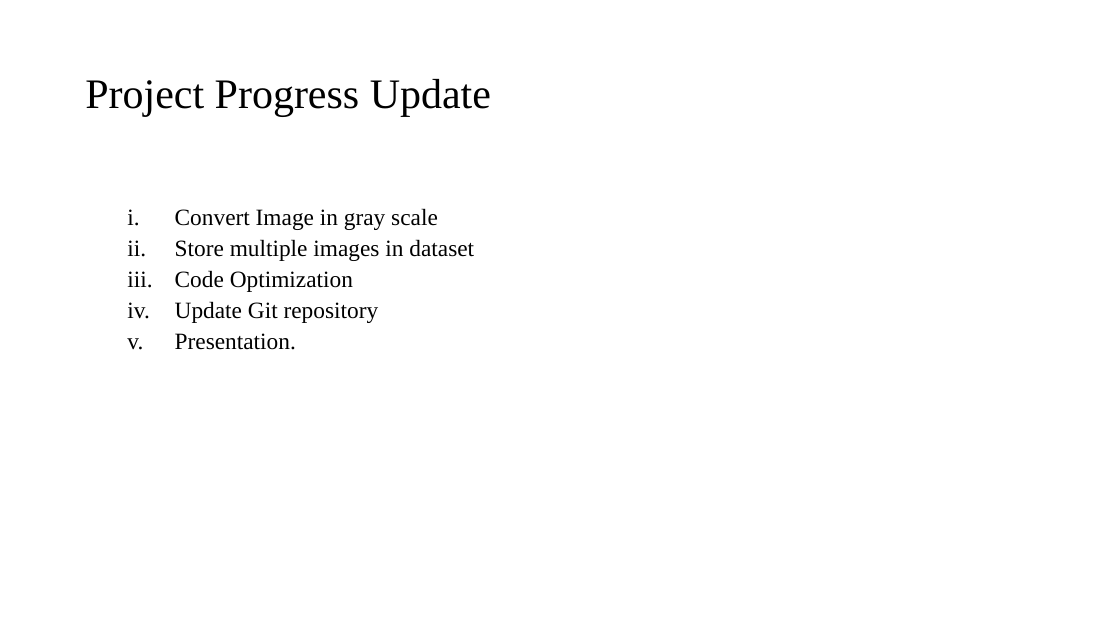
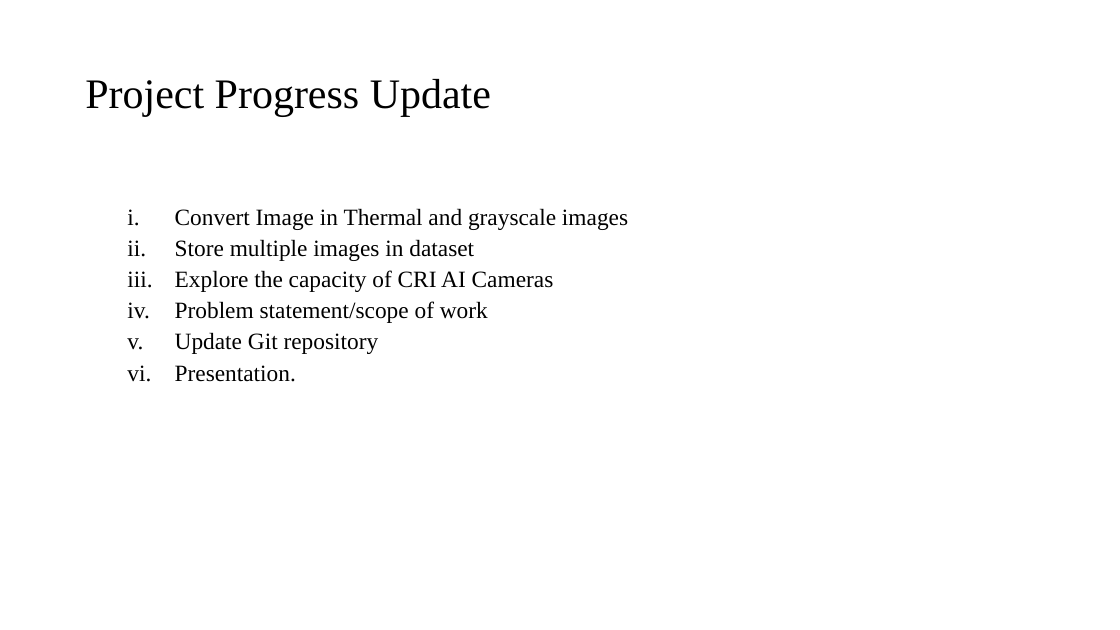
Before and after one commit to tilakpandya/Face_Recognition_Using_Thermal_Images, a slide deck: slide 5 of CRI AI Camaras.pptx. Drawn at 1120x630 pixels with LibreOffice and Linux fonts; fonts in the diff are those of the drawing; background and template pictures are left out. Boxes give left, top, right and bottom in pixels: in the first picture for what was removed or moved away, otherwise in the second. Text is boxed around its words. In the diff, an @@ line names an element or a change of style, - is before the commit and + after.

```diff
--- a/CRI AI Camaras.pptx
+++ b/CRI AI Camaras.pptx
@@ text at (175,208,628,230): text changed @@
-  i. Convert Image in gray scale
+  i. Convert Image in Thermal and grayscale images
@@ text at (175,270,554,323): text changed @@
-  iii. Code Optimization
+  iii. Explore the capacity of CRI AI Cameras
+  iv. Problem statement/scope of work
```
Also in this commit, not shown: 2 other slides changed, 1 slide added, 1 other file.
